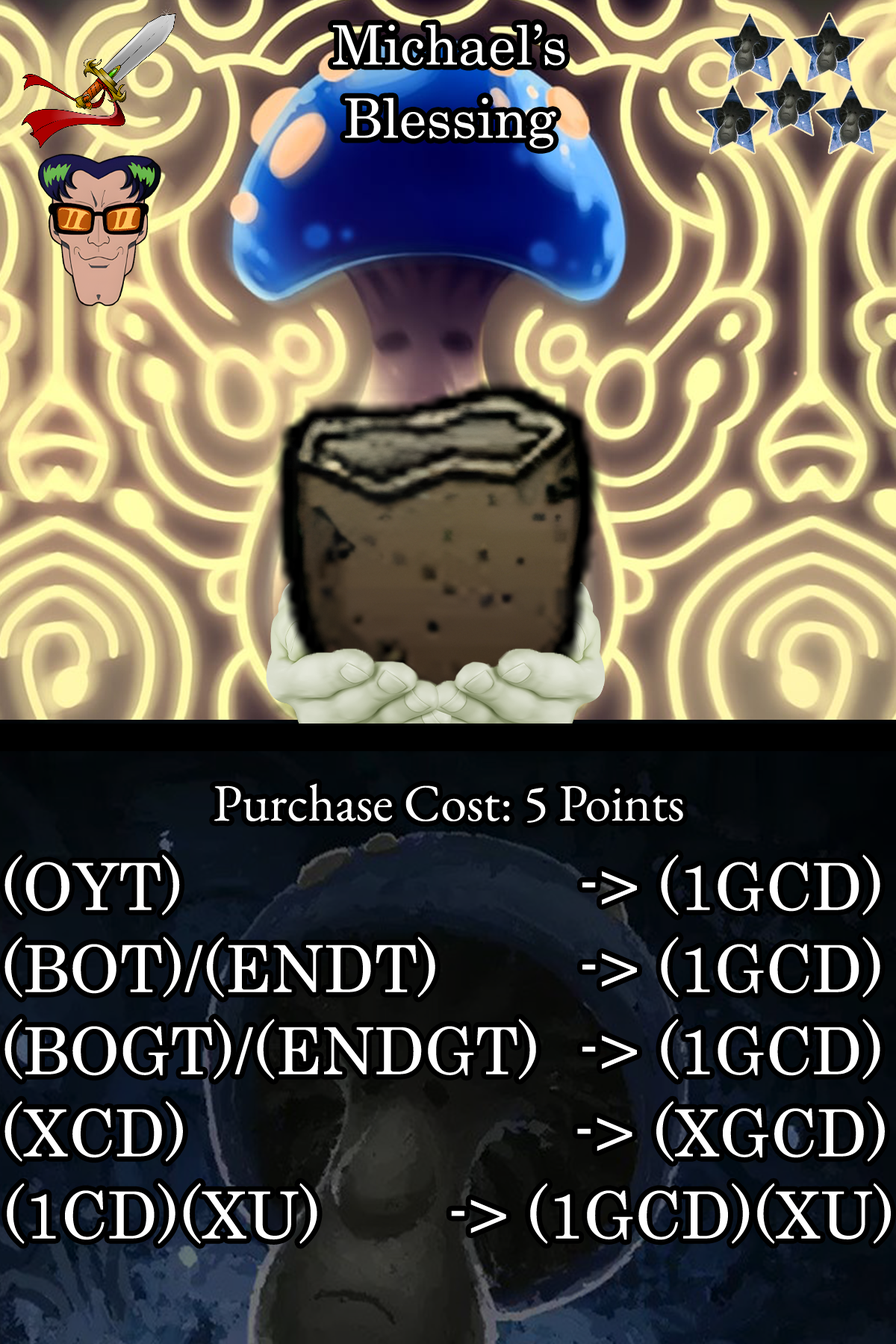
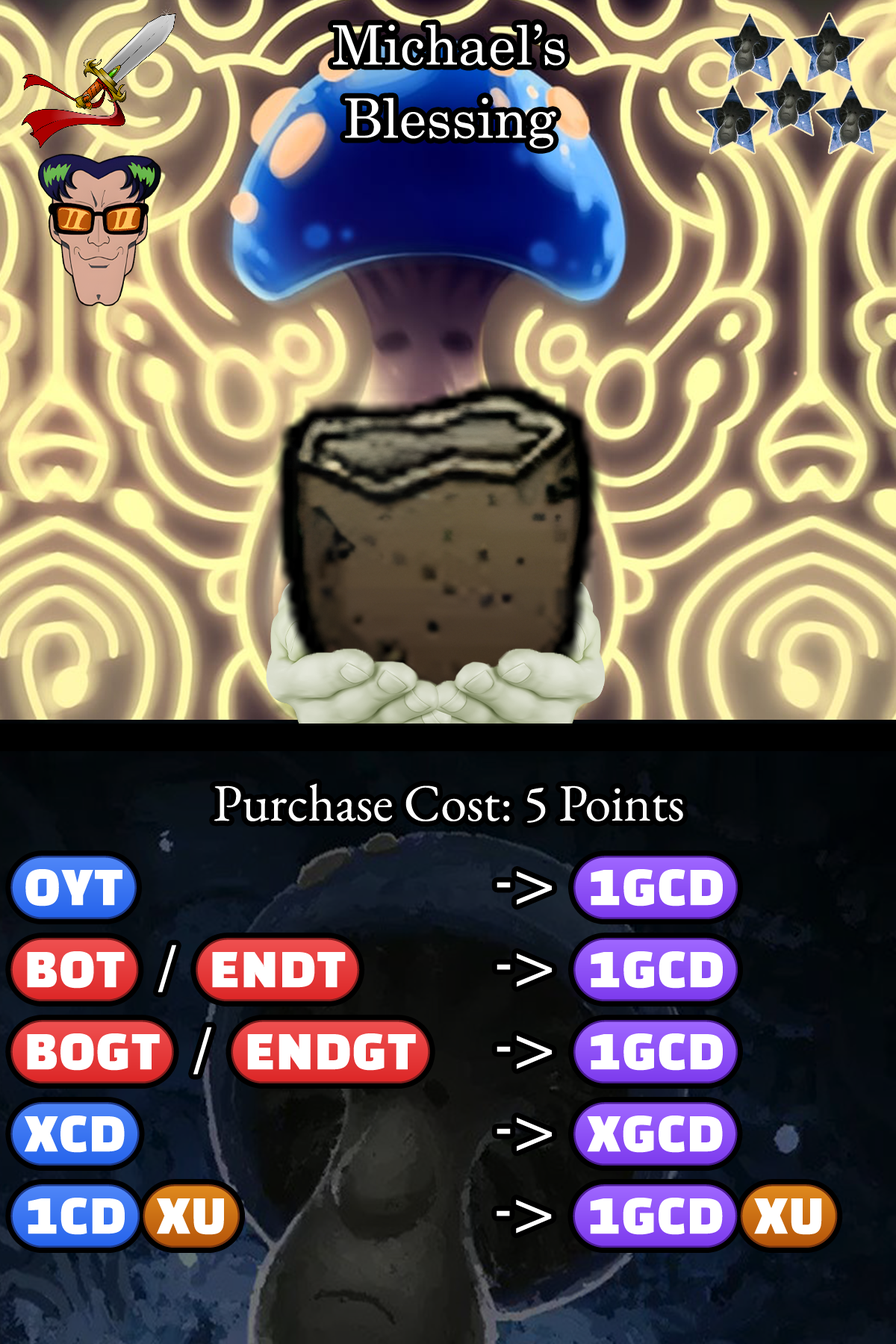
Layer changes from the first 896x1344 image to the second:
painted on "Ability" over bbox(4, 799, 891, 1248)
